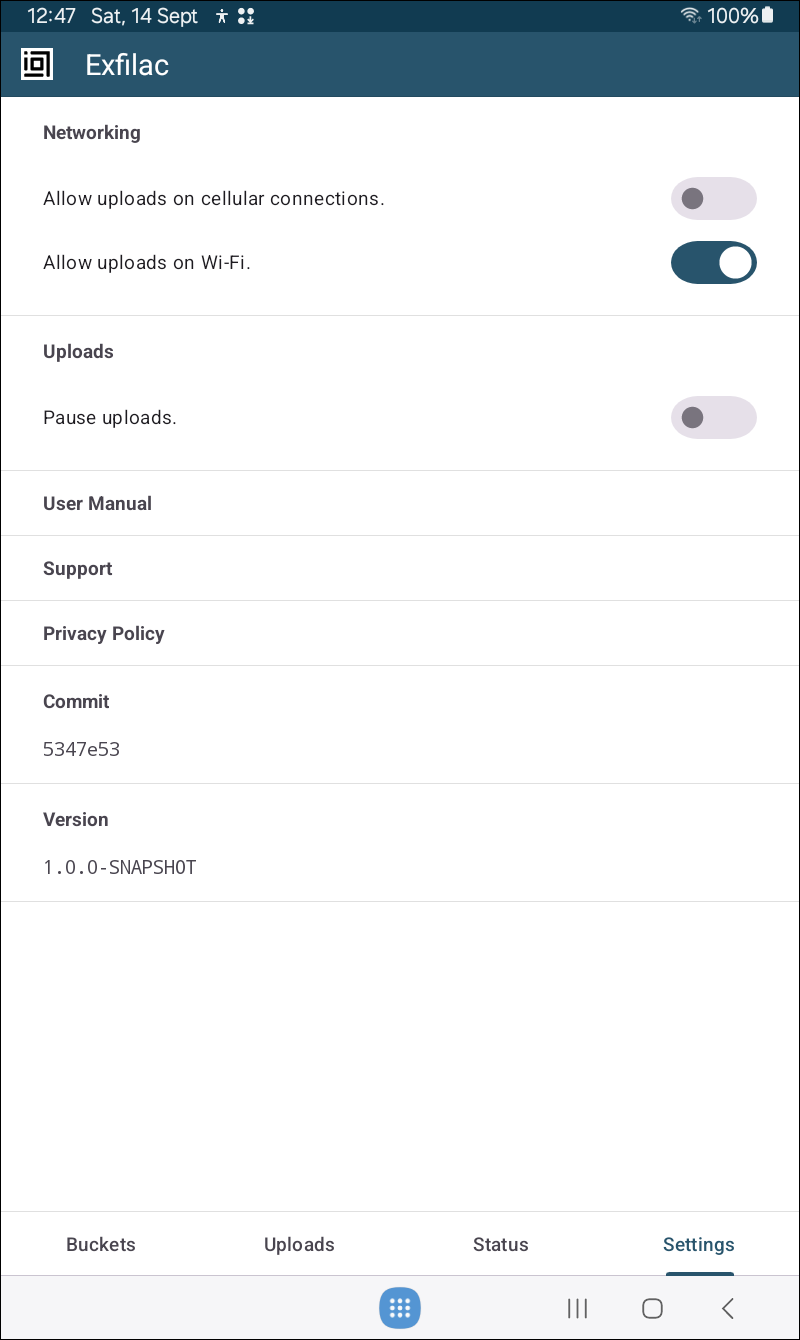
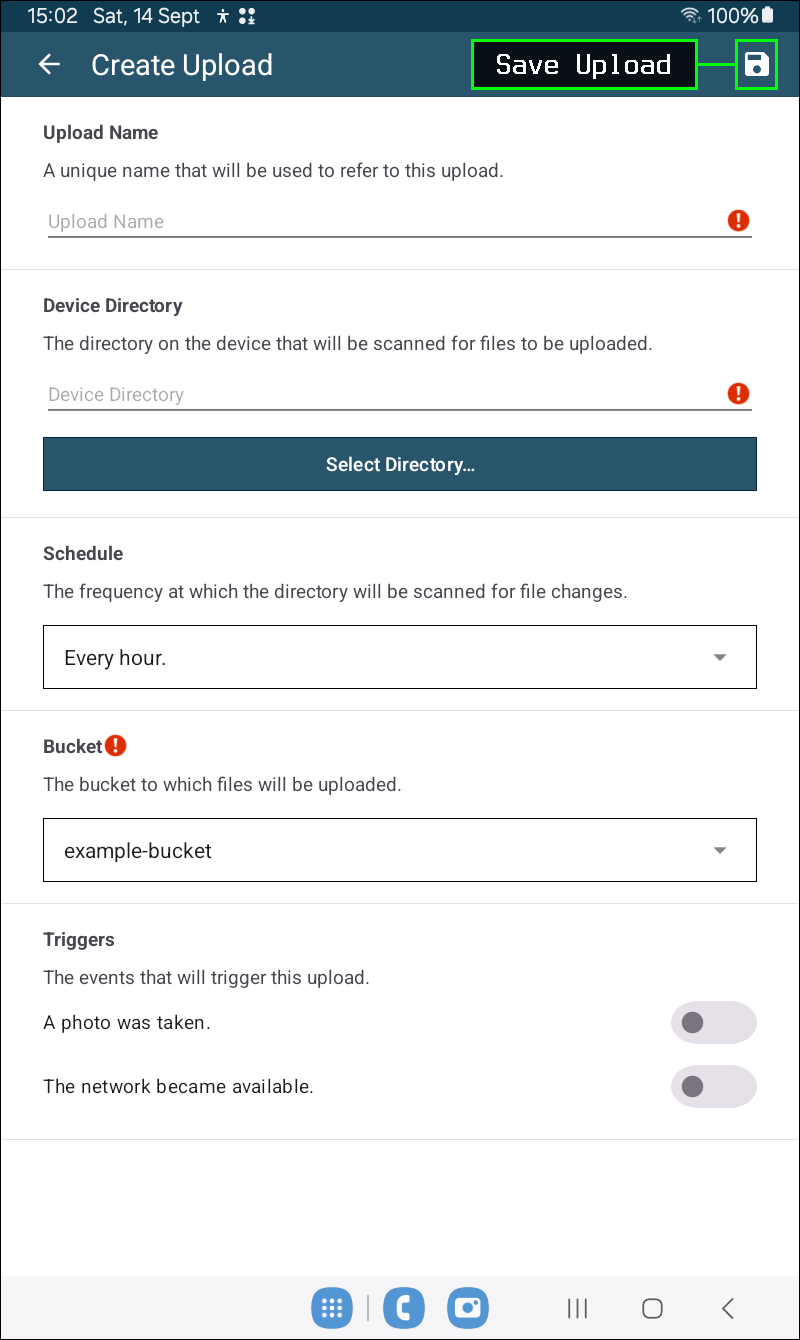
Revision of a layered w=800, h=1340 image; what changed, layer by layer:
hid group "settings" (1 layers) over [1, 7, 799, 1330]
showed group "createUpload" (4 layers) over [1, 7, 799, 1330]
painted on "createUploadImage" over [1, 7, 799, 1330]
